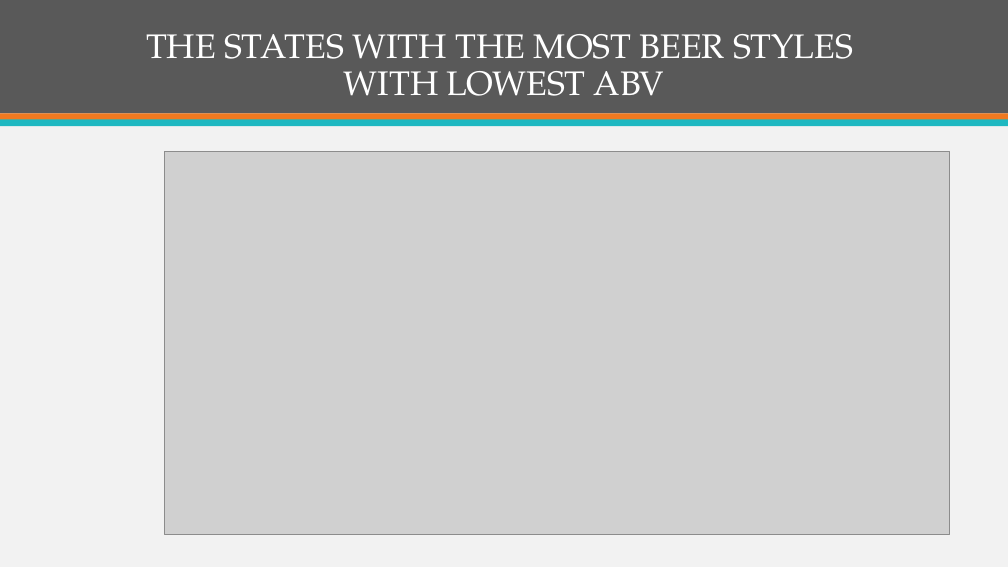
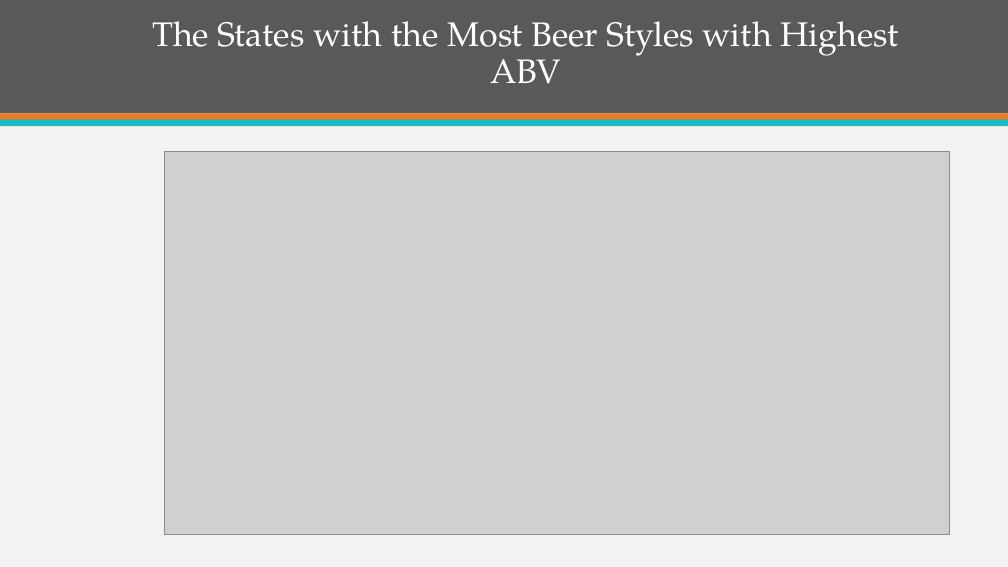
Before and after one commit to ItsGreyedOut/Brewery-Startup, a slide deck: slide 7 of presentation.pptx. Drawn at 1008x567 pixels with LibreOffice and Linux fonts; fonts in the diff are those of the drawing; grey boxes stand for pictures. Boxes give left, top, right and bottom in pixels: in the first picture for what was removed or moved away, otherwise in the second. Text is boxed around its words. In the diff, an @@ line names an element or a change of style, - is before the commit and + after.

```diff
--- a/presentation.pptx
+++ b/presentation.pptx
@@ title at (x1=152, y1=21, x2=898, y2=84): text changed @@
-THE STATES WITH THE MOST BEER STYLES
-WITH LOWEST ABV
+The States with the Most Beer Styles with Highest ABV
```
Also in this commit, not shown: 6 other slides changed, 2 other files.
